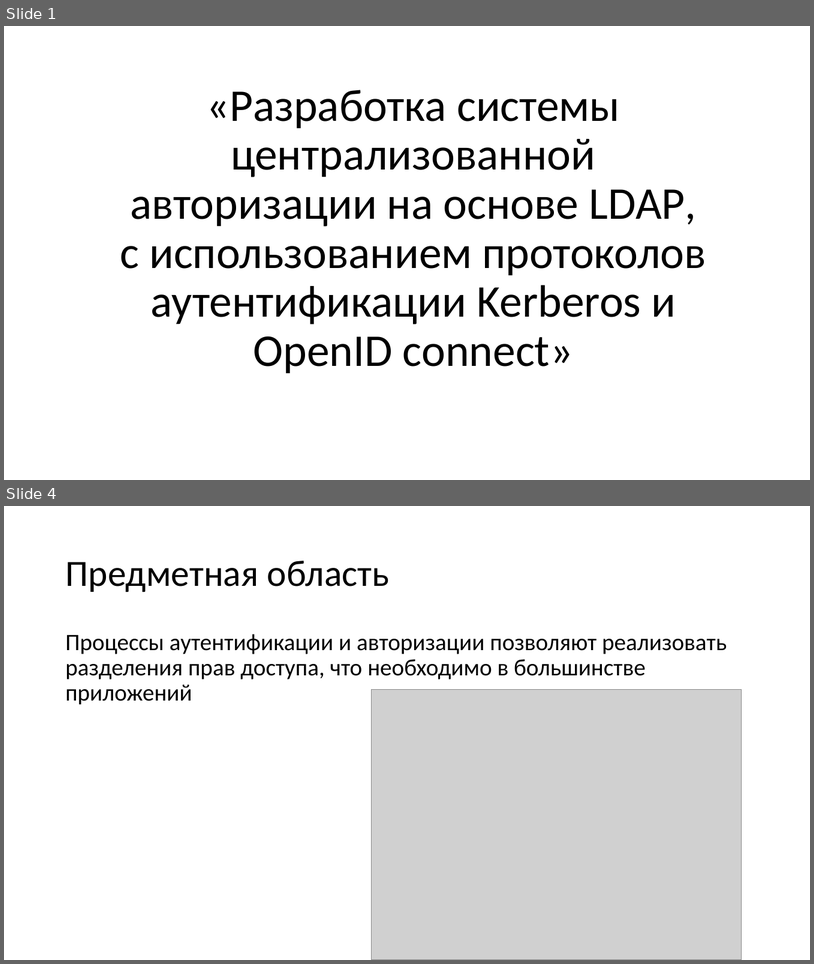
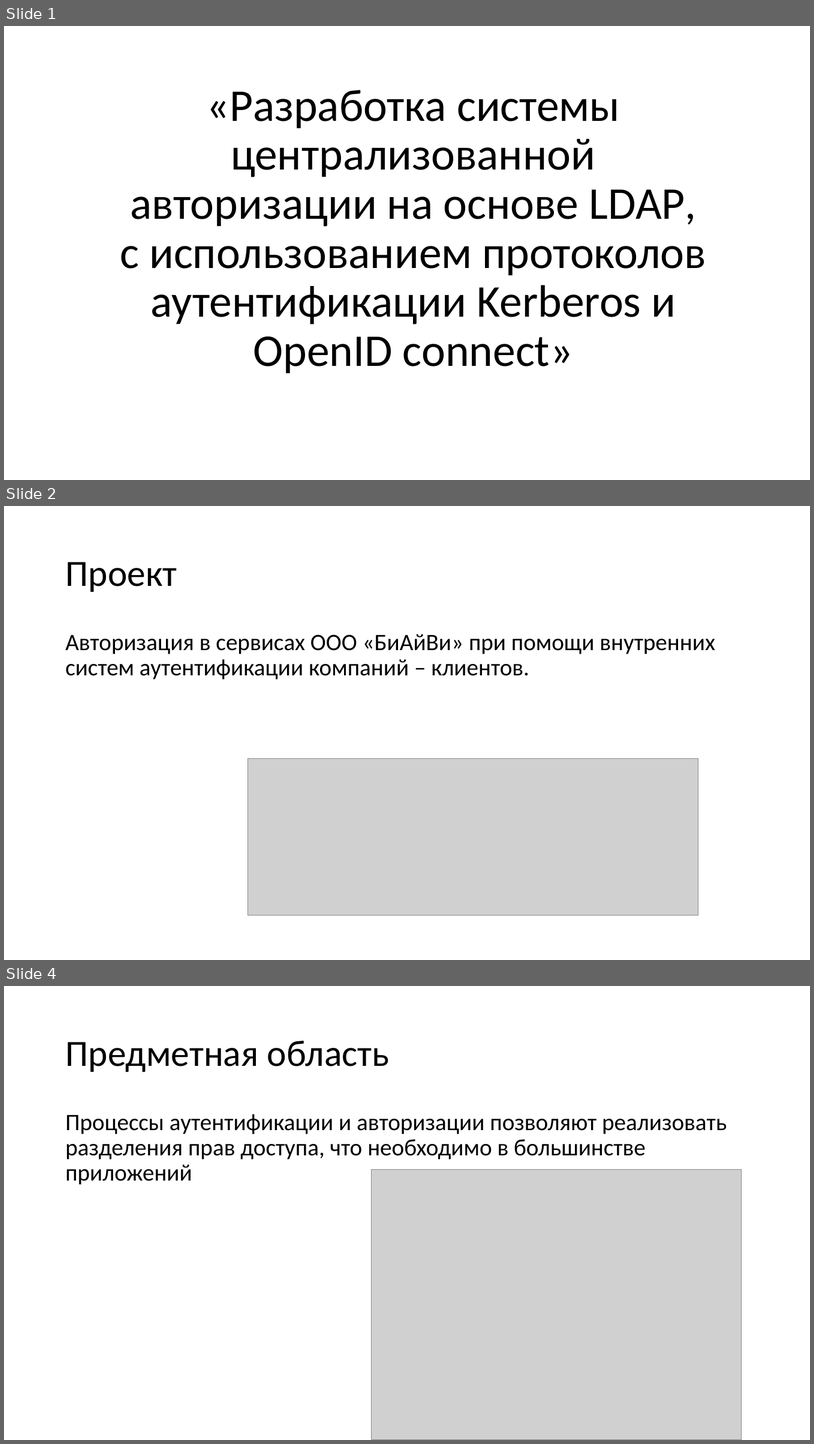
Before and after one commit to KozinOleg97/diplom, a slide deck: Vkr_p2.ppt. Shown one above the other, each under a label of ours: slides 1 and 4 before the commit, slides 1, 2 and 4 after it; the slides between them are not shown. The pictures are 814x964 and 814x1444 pixels, drawn with LibreOffice and Linux fonts; fonts in the diff are those of the drawing; grey boxes stand for pictures. Boxes give left, top, right and bottom in pixels: in the first picture for what was removed or moved away, otherwise in the second. Text is boxed around its words. In the diff, an @@ line names an element or a change of style, - is before the commit and + after.

```diff
--- a/Vkr_p2.ppt
+++ b/Vkr_p2.ppt
@@ slide 2 added at box(4, 506, 810, 960), background #FFFFFF @@
@@ title added at box(65, 562, 177, 592), 44 pt, text #000000 @@
+Проект
@@ text added at box(65, 634, 716, 679), 28 pt, text #000000 @@
+Авторизация в сервисах ООО «БиАйВи» при помощи внутренних систем аутентификации компаний – клиентов.
@@ picture added at box(248, 758, 699, 915) @@
```
Also in this commit, not shown: 5 slides changed, 1 slide removed.
